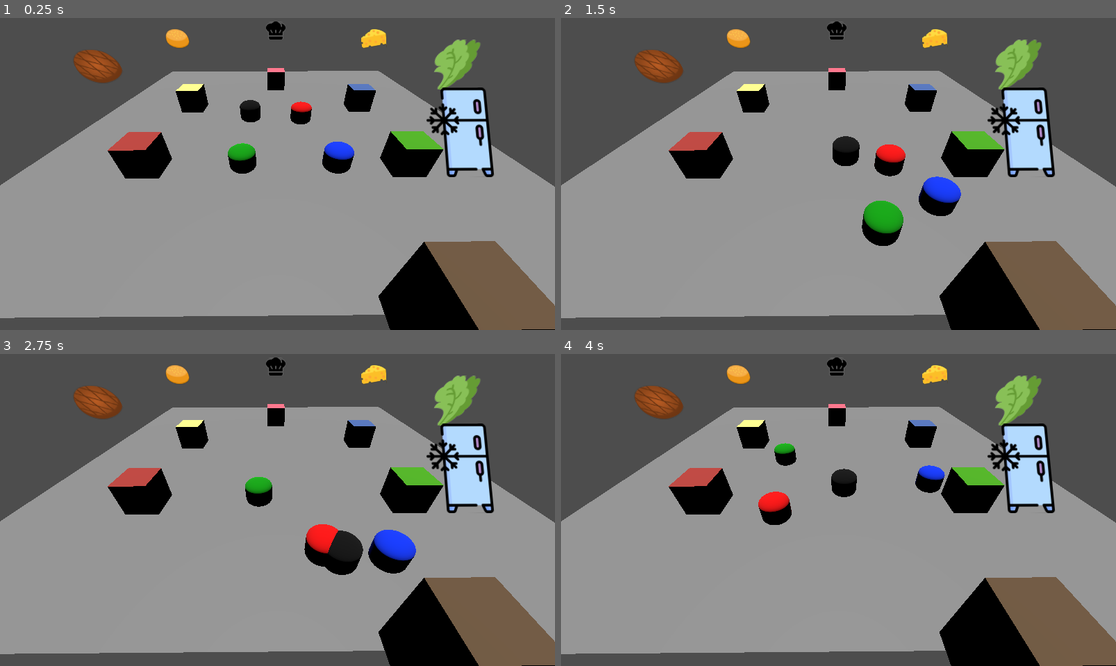
Above: before the commit, frames 1-4 (two rows, left to right).
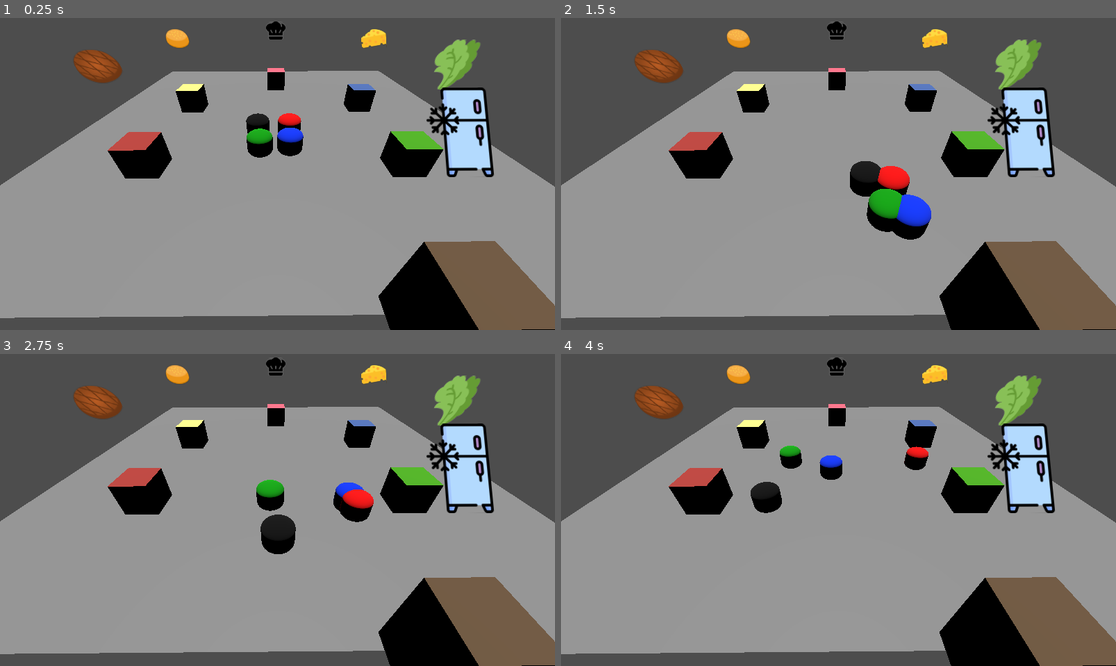
Above: after the commit, the same moments.

Repository: NathanBrx/Undercooked
Game: Godot game, scene res://node_3d.tscn
Two runs of this game, one before a commit and one after it. Both use one fixed random seed, a clock stepped at 60 frames per second and the inputs below.
Inputs:
- Up to frame 1 (0.25 s): no input
- Up to frame 2 (1.5 s): no input
- Up to frame 3 (2.75 s): no input
- Up to frame 4 (4 s): no input

The runs differ from the first frame. In frame 1, 2.3% of the frame differs, in the area x 41-64%, y 26-50%; in frame 2, 3.9%; in frame 3, 4.0%, in the area x 44-75%, y 39-71%; in frame 4, 2.1%.

Commit message:
crorrection_recette

Diff:
--- a/main/agent.gd
+++ b/main/agent.gd
@@ -8,7 +8,7 @@
 @onready var salade_collision = $"../../station_salade_manager/station_salade/AreaSalade/CollisionSalade"
 @onready var fromage_collision = $"../../station_fromage_manager/station_fromage/AreaFromage/CollisionFromage"
 @onready var pain_collision = $"../../station_pain_manager/station_pain/AreaPain/CollisionPain"
-@onready var depot_collision = $"../../station_depot_manager/station_depot/AreaDepot/CollisionDepot"
+@onready var depot_collision = $"../../station_depot_manager/station_depot/AreaDepot"
 
 var held_item
 var recette
--- a/main/game_manager.tscn
+++ b/main/game_manager.tscn
@@ -231,8 +231,9 @@
 [node name="Characters" type="Node3D" parent="."]
 
 [node name="MatBody" type="CharacterBody3D" parent="Characters" groups=["Agents"]]
-transform = Transform3D(1.984, 0, 0, 0, 1, 0, 0, 0, 2, -6.5464377, 0, -11.320877)
+transform = Transform3D(1.984, 0, 0, 0, 1, 0, 0, 0, 2, -7.959182, 0.54505444, -9.844853)
 script = ExtResource("15_lx373")
+metadata/_edit_group_ = true
 
 [node name="MeshInstance3D" type="MeshInstance3D" parent="Characters/MatBody"]
 mesh = SubResource("CapsuleMesh_f0lch")
@@ -244,8 +245,9 @@
 shape = SubResource("ConvexPolygonShape3D_r3fl7")
 
 [node name="NatBody" type="CharacterBody3D" parent="Characters" groups=["Agents"]]
-transform = Transform3D(1.9838924, 0, -5.9604645e-08, 0, 1, 0, 0, 0, 1.9999998, -12.235505, 0.6222768, -4.283847)
+transform = Transform3D(1.9838924, 0, -5.9604645e-08, 0, 1, 0, 0, 0, 1.9999998, -10.815446, 0.6222768, -6.9730263)
 script = ExtResource("15_lx373")
+metadata/_edit_group_ = true
 
 [node name="MeshInstance3D" type="MeshInstance3D" parent="Characters/NatBody"]
 mesh = SubResource("CapsuleMesh_lx373")
@@ -257,8 +259,9 @@
 shape = SubResource("ConvexPolygonShape3D_r3fl7")
 
 [node name="IliBody" type="CharacterBody3D" parent="Characters" groups=["Agents"]]
-transform = Transform3D(1.9838924, 0, -5.9604645e-08, 0, 1, 0, 0, 0, 1.9999998, -6.796064, 0.6222768, -3.8934336)
+transform = Transform3D(1.9838924, 0, -5.9604645e-08, 0, 1, 0, 0, 0, 1.9999998, -7.6363907, 0.6222768, -7.098532)
 script = ExtResource("15_lx373")
+metadata/_edit_group_ = true
 
 [node name="MeshInstance3D" type="MeshInstance3D" parent="Characters/IliBody"]
 mesh = SubResource("CapsuleMesh_d246e")
@@ -270,8 +273,9 @@
 shape = SubResource("ConvexPolygonShape3D_r3fl7")
 
 [node name="ArtBody" type="CharacterBody3D" parent="Characters" groups=["Agents"]]
-transform = Transform3D(1.9838924, 0, -5.9604645e-08, 0, 1, 0, 0, 0, 1.9999998, -14.314663, 0.6222768, -11.954265)
+transform = Transform3D(1.9838924, 0, -5.9604645e-08, 0, 1, 0, 0, 0, 1.9999998, -10.732157, 0.6222768, -9.910438)
 script = ExtResource("15_lx373")
+metadata/_edit_group_ = true
 
 [node name="MeshInstance3D" type="MeshInstance3D" parent="Characters/ArtBody"]
 mesh = SubResource("CapsuleMesh_7bexq")
--- a/main/station_frigo_manager.gd
+++ b/main/station_frigo_manager.gd
@@ -26,12 +26,13 @@
 func _ready() -> void:
 	if (recette == null):
 		recette = generate_recipe()
+	print(recette)
+	print(ingredients)
 	list_agent =  get_tree().get_nodes_in_group("Agents")
 	Mat = list_agent[0]
 	Nat = list_agent[1]
 	Ili = list_agent[2]
 	Art = list_agent[3]
-	print(Mat)
 	etatAgents[Mat] = Mat.held_item
 	actionAgents[Mat] = Mat.next_action
 	etatAgents[Nat] = Nat.held_item
@@ -43,12 +44,13 @@
 
 func generate_recipe():
 	var recipe = []
-	var test_recipe = ['fromage','steak','salade','pain']
-	var nb_ingredient = randi_range(1,5)
+	var ingredient_recipe = []
+	ingredient_recipe = ingredients.duplicate()
+	var nb_ingredient = randi_range(1,3)
 	for i in range(nb_ingredient):
-		recipe.append(ingredients.pick_random())
+		recipe.append(pop_random(ingredient_recipe))
 	recipe.append("pain")
-	return test_recipe
+	return recipe
 
 func _on_area_frigo_body_entered(body: Node3D) -> void:
 	if body.is_in_group("Agents") :
@@ -72,8 +74,7 @@
 	for i in actionAgents :
 		if (actionAgents[i] != null):
 			pr += ' ; '+str(i)+' : '+str(actionAgents[i])
-	if (pr != ""):
-		print(pr)
+
 func set_agent_endormi():
 	AgentEndormi = []
 	for k in etatAgents :
@@ -86,28 +87,24 @@
 	if (fromage_ready && (!AgentEndormi.is_empty())):
 		get_etat_agent()
 		var agent_actif = AgentEndormi.pick_random()
-		print('agent fromage:',agent_actif)
 		fromage_ready = false
 		set_agent_endormi()
 		action_to.emit(agent_actif,'gotoFromage')
 	elif (salade_ready && (!AgentEndormi.is_empty())):
 		get_etat_agent()
 		var agent_actif = AgentEndormi.pick_random()
-		print('agent salade:',agent_actif)
 		salade_ready = false
 		set_agent_endormi()
 		action_to.emit(agent_actif,'gotoSalade')
 	elif (steak_ready && (!AgentEndormi.is_empty())):
 		get_etat_agent()
 		var agent_actif = AgentEndormi.pick_random()
-		print('agent steak:',agent_actif)
 		steak_ready = false
 		set_agent_endormi()
 		action_to.emit(agent_actif,'gotoSteak')
 	elif (pain_ready && (!AgentEndormi.is_empty())):
 		get_etat_agent()
 		var agent_actif = AgentEndormi.pick_random()
-		print('agent pain:',agent_actif)
 		pain_ready = false
 		set_agent_endormi()
 		action_to.emit(agent_actif,'gotoPain')
@@ -122,7 +119,6 @@
 			if (agent_actif.held_item == null):
 				agent_actif.next_action = 'gotoFridge'
 				set_agent_endormi()
-				print(agent_actif,' : ',agent_actif.next_action,' & ', agent_actif.held_item)
 				action_to.emit(agent_actif,'gotoFridge')
 
 
@@ -130,7 +126,6 @@
 func _on_station_fromage_manager_fromage_ready() -> void:
 
 	fromage_ready = true
-	print(fromage_ready)
 	 # Replace with function body.
 
 
